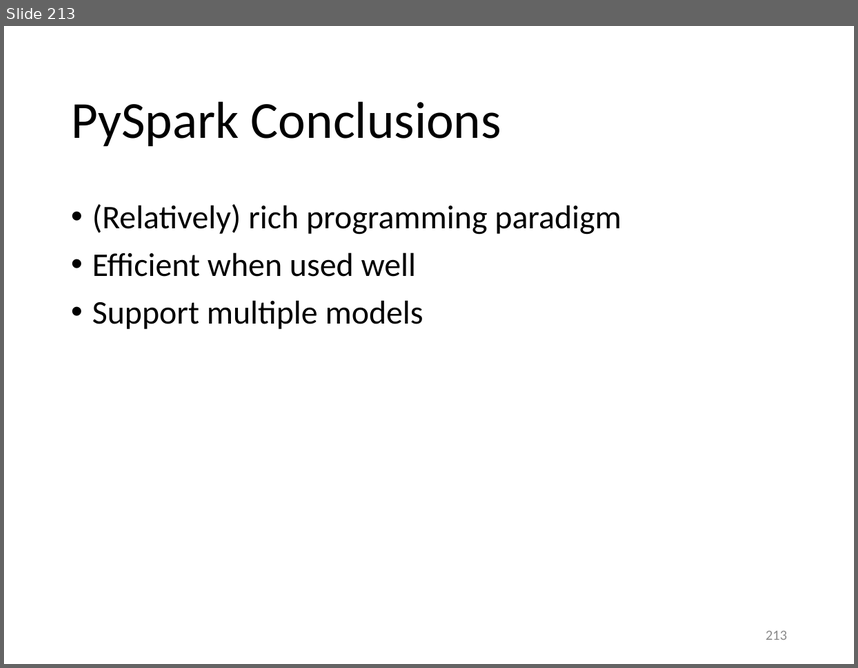
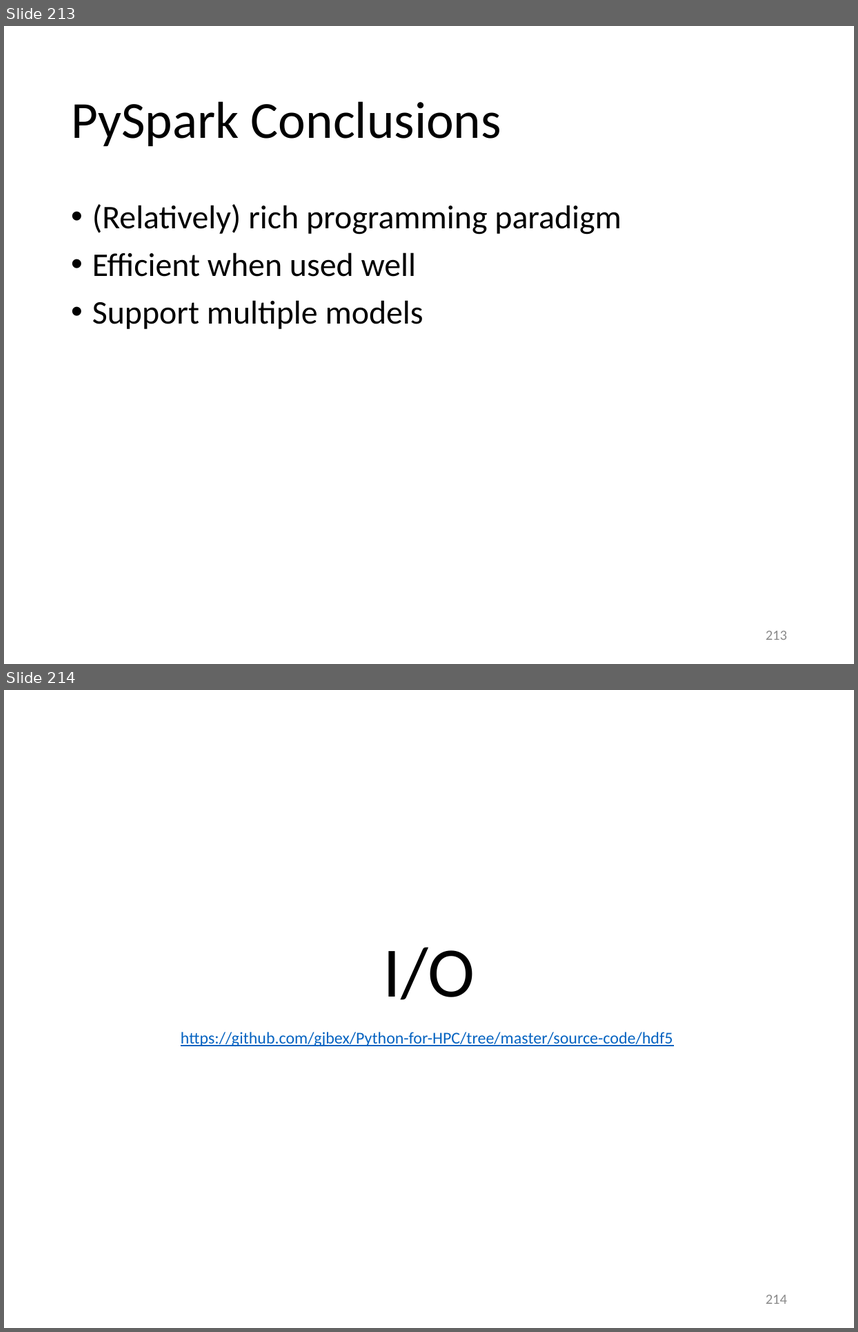
Before and after one commit to gjbex/Python-for-HPC, a slide deck: python_for_hpc.pptx. Shown one above the other, each under a label of ours: slide 213 before the commit, slides 213 and 214 after it. The pictures are 858x668 and 858x1332 pixels, drawn with LibreOffice and Linux fonts; fonts in the diff are those of the drawing. Boxes give left, top, right and bottom in pixels: in the first picture for what was removed or moved away, otherwise in the second. Text is boxed around its words. In the diff, an @@ line names an element or a change of style, - is before the commit and + after.

```diff
--- a/python_for_hpc.pptx
+++ b/python_for_hpc.pptx
@@ slide 214 added at box(4, 690, 854, 1328), background #FFFFFF @@
@@ title added at box(383, 947, 475, 1000), 60 pt, text #000000 @@
+I/O
@@ subtitle added at box(181, 1032, 673, 1046), 14 pt, text #0563C1, underline @@
+https://github.com/gjbex/Python-for-HPC/tree/master/source-code/hdf5
@@ page number added at box(766, 1294, 787, 1303), 12 pt, text #8C8C8C @@
+214
```
Also in this commit, not shown: 14 other slides added.
